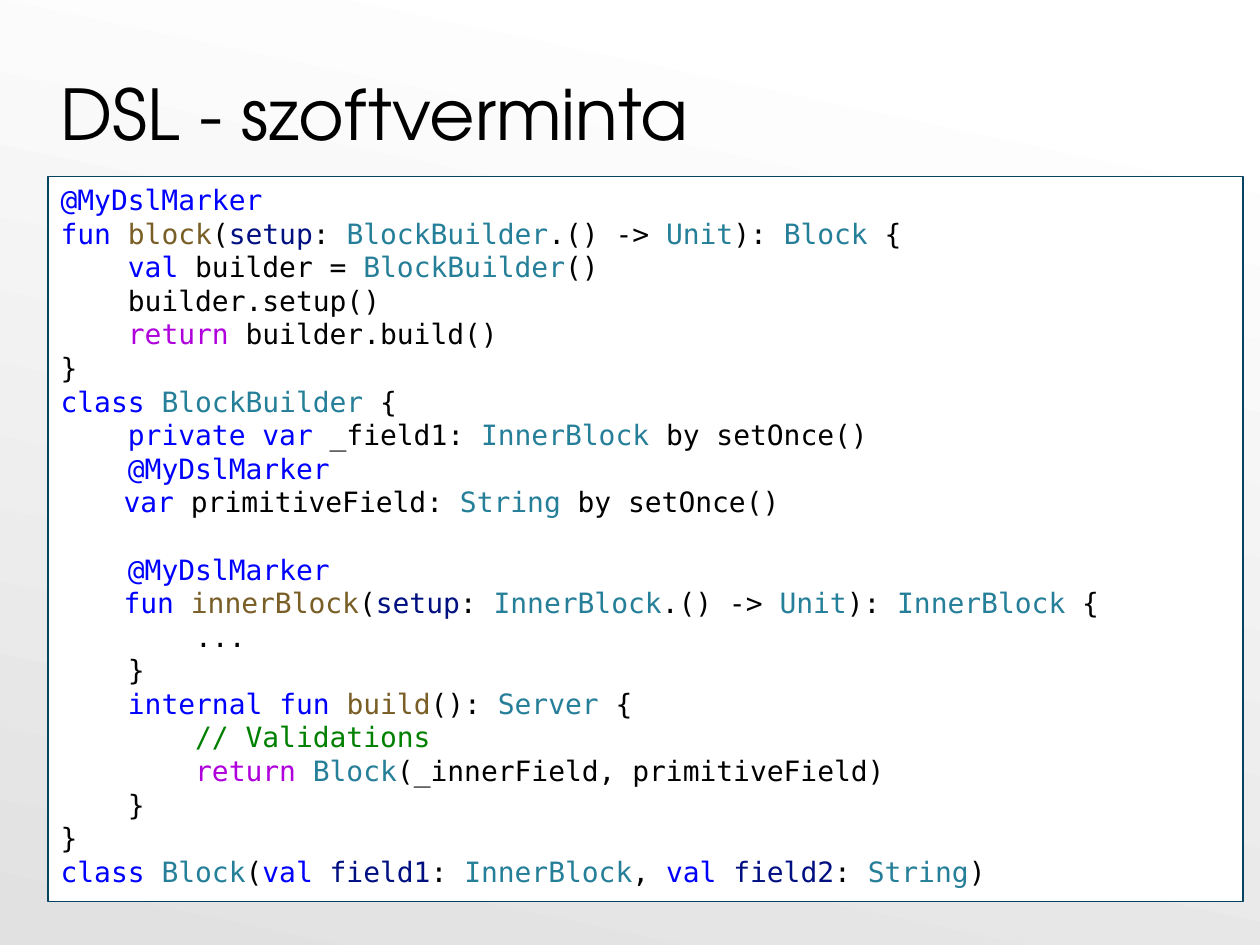
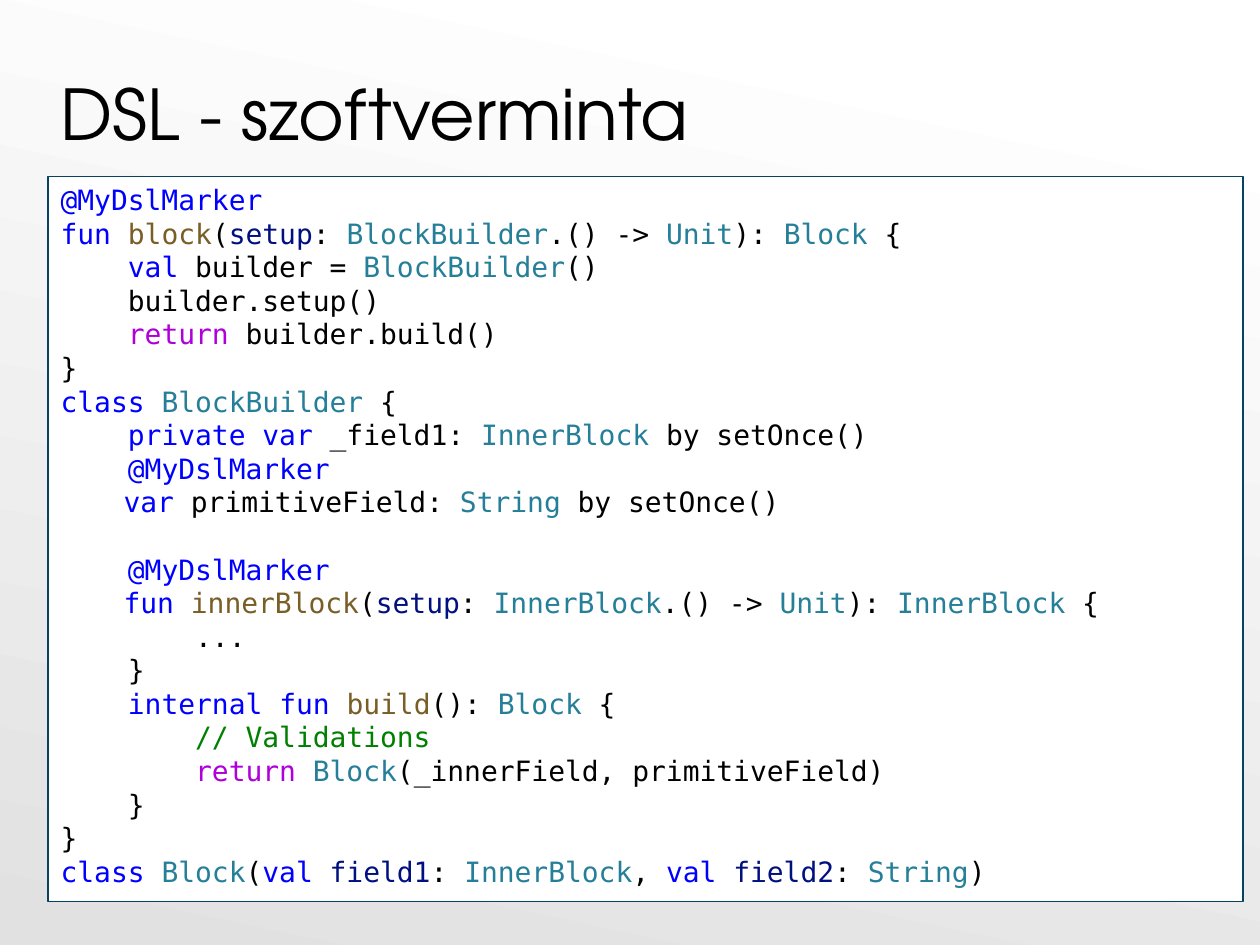
Before and after one commit to Tiegris/KonstrainR, a slide deck: slide 10 of ppt/prezi.pptx. Drawn at 1260x945 pixels with LibreOffice and Linux fonts; fonts in the diff are those of the drawing. Boxes give left, top, right and bottom in pixels: in the first picture for what was removed or moved away, otherwise in the second. Text is boxed around its words. In the diff, an @@ line names an element or a change of style, - is before the commit and + after.

```diff
--- a/ppt/prezi.pptx
+++ b/ppt/prezi.pptx
@@ text in rectangle at [128, 692, 582, 718]: text changed @@
-internal fun build(): Server {
+internal fun build(): Block {
```
Also in this commit, not shown: 1 other slide changed.
